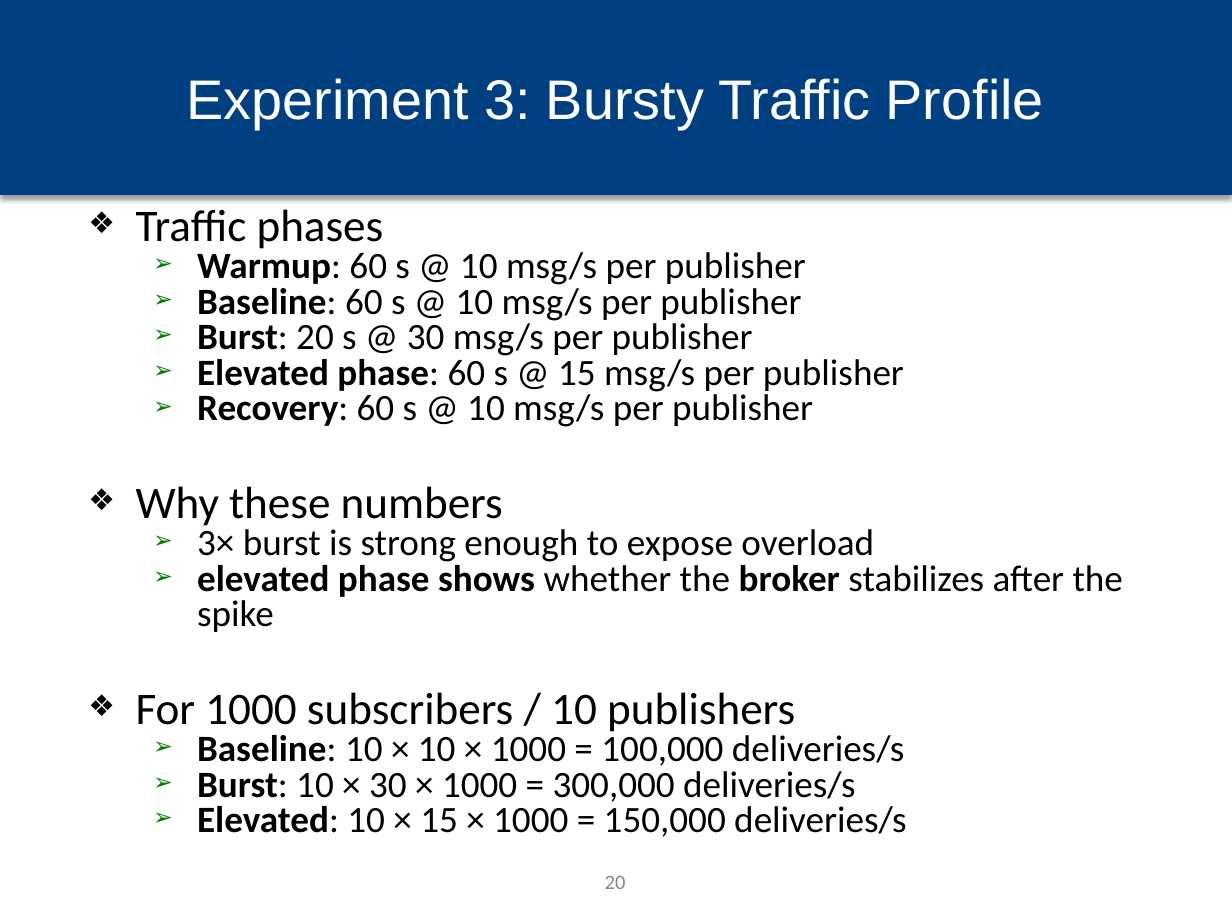
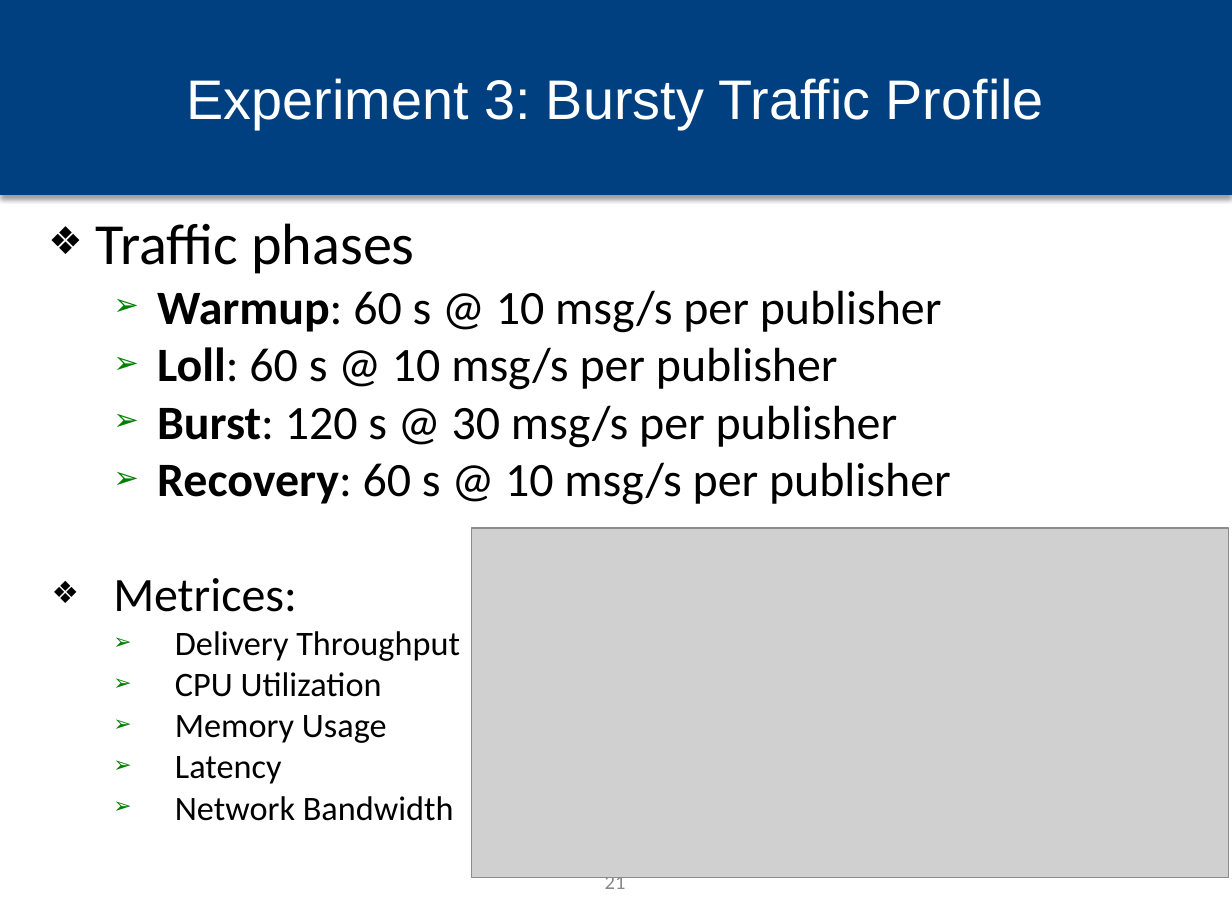
Before and after one commit to hpcclab/mq-bench, a slide deck: slide 21 of docs/Plan/MQ_Bench_Journal_Extension_final.pptx (slide 20 before the commit). Drawn at 1232x924 pixels with LibreOffice and Linux fonts; fonts in the diff are those of the drawing; grey boxes stand for pictures; background and template pictures are left out. Boxes give left, top, right and bottom in pixels: in the first picture for what was removed or moved away, otherwise in the second. Text is boxed around its words. In the diff, an @@ line names an element or a change of style, - is before the commit and + after.

Commit message:
Updates for bursty workload

```diff
--- a/docs/Plan/MQ_Bench_Journal_Extension_final.pptx
+++ b/docs/Plan/MQ_Bench_Journal_Extension_final.pptx
@@ text "Traffic phases" moved from (x1=136, y1=209, x2=1123, y2=837) to (x1=96, y1=223, x2=951, y2=821) @@
@@ text at (x1=96, y1=223, x2=951, y2=505): size 26.4 to 34 pt in "Traffic phases"; size 21.7 to 28 pt in "Warmup: 60 s @ 10 msg/s per ...", "Recovery: 60 s @ 10 msg/s per ..."; line spacing 0.8 to 1 @@
@@ text at (x1=157, y1=347, x2=898, y2=448): text changed; size 21.7 to 28 pt @@
-  ➢ Baseline: 60 s @ 10 msg/s per publisher
-  ➢ Burst: 20 s @ 30 msg/s per publisher
-  ➢ Elevated phase: 60 s @ 15 msg/s per publisher
+  ➢ Loll: 60 s @ 10 msg/s per publisher
+  ➢ Burst: 120 s @ 30 msg/s per publisher
@@ picture added at (x1=472, y1=529, x2=1230, y2=878) @@
@@ text at (x1=113, y1=578, x2=460, y2=821): text changed; size 21.7 to 20 pt @@
-❖ Why these numbers
-  ➢ 3× burst is strong enough to expose overload
-  ➢ elevated phase shows whether the broker stabilizes after the spike
-❖ For 1000 subscribers / 10 publishers
-  ➢ Baseline: 10 × 10 × 1000 = 100,000 deliveries/s
-  ➢ Burst: 10 × 30 × 1000 = 300,000 deliveries/s
-  ➢ Elevated: 10 × 15 × 1000 = 150,000 deliveries/s
+❖ Metrices:
+  ➢ Delivery Throughput
+  ➢ CPU Utilization
+  ➢ Memory Usage
+  ➢ Latency
+  ➢ Network Bandwidth
@@ page number at (x1=605, y1=872, x2=626, y2=889): text changed @@
-20
+21
```
Also in this commit, not shown: 22 other slides changed, 8 slides added, 1 slide removed, 12 other files.
